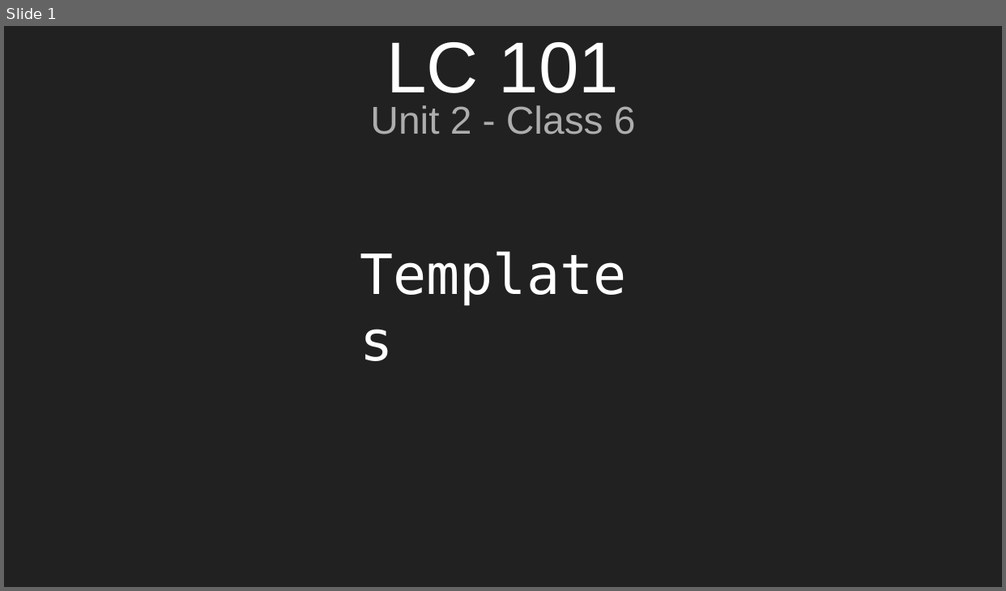
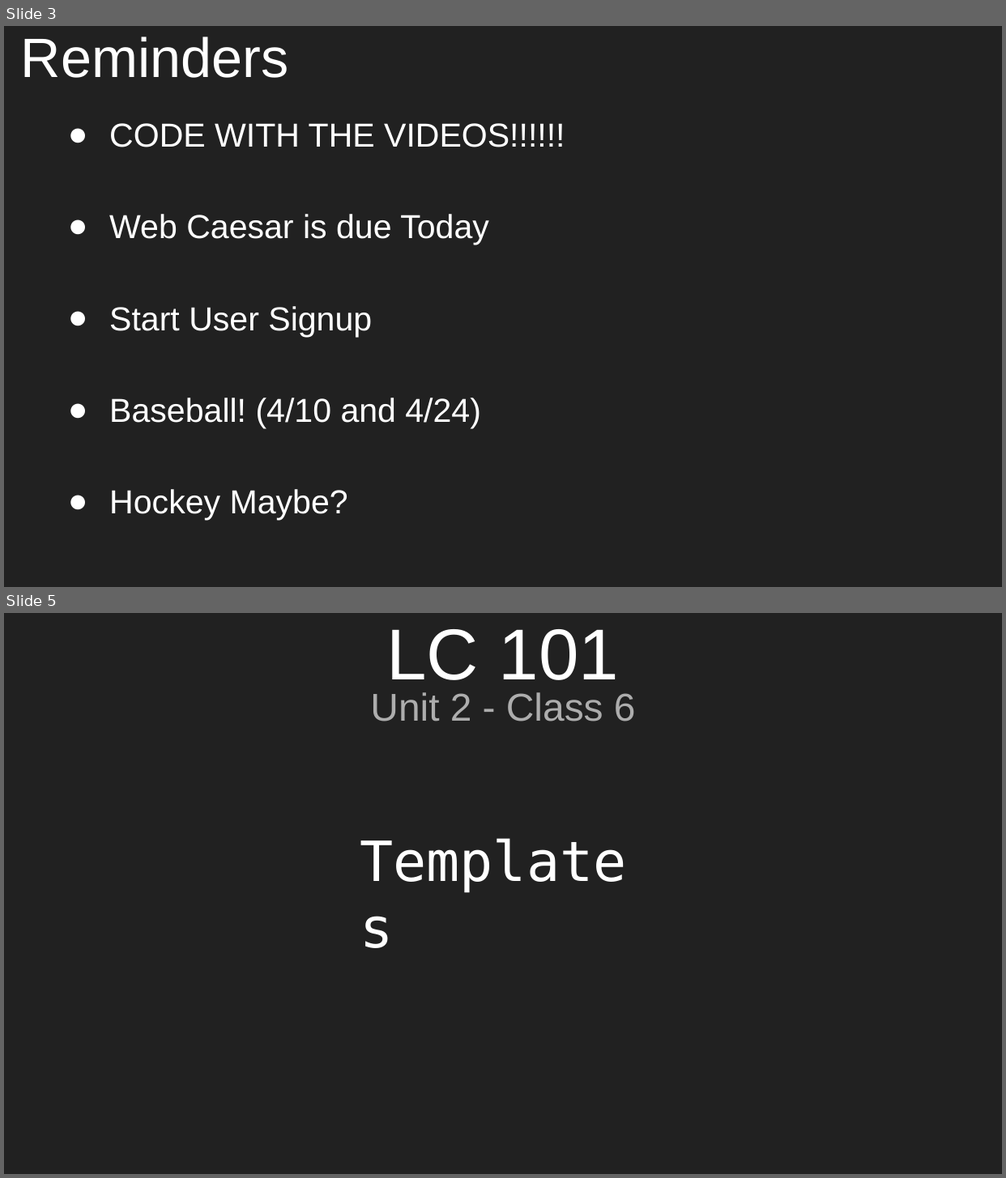
Before and after one commit to aleesham/lc101-unit2, a slide deck: slides/Unit 2 - LC 101 - Class 6.pptx. Shown one above the other, each under a label of ours: slide 1 before the commit, slides 3 and 5 after it; the slides between them are not shown. The pictures are 1006x591 and 1006x1178 pixels, drawn with LibreOffice and Linux fonts; fonts in the diff are those of the drawing. Boxes give left, top, right and bottom in pixels: in the first picture for what was removed or moved away, otherwise in the second. Text is boxed around its words. In the diff, an @@ line names an element or a change of style, - is before the commit and + after.

```diff
--- a/slides/Unit 2 - LC 101 - Class 6.pptx
+++ b/slides/Unit 2 - LC 101 - Class 6.pptx
@@ slide 3 added at (4, 26, 1002, 587), background #212121 @@
@@ title added at (21, 37, 289, 78), 40 pt, text #FFFFFF @@
+Reminders
@@ text added at (109, 123, 565, 520), 24 pt, text #FFFFFF @@
+● CODE WITH THE VIDEOS!!!!!!
+● Web Caesar is due Today
+● Start User Signup
+● Baseball! (4/10 and 4/24)
+● Hockey Maybe?
@@ what was slide 1 is now slide 5 @@
```
Also in this commit, not shown: 1 slide changed, 7 other slides added, 6 slides removed, 1 other file.
